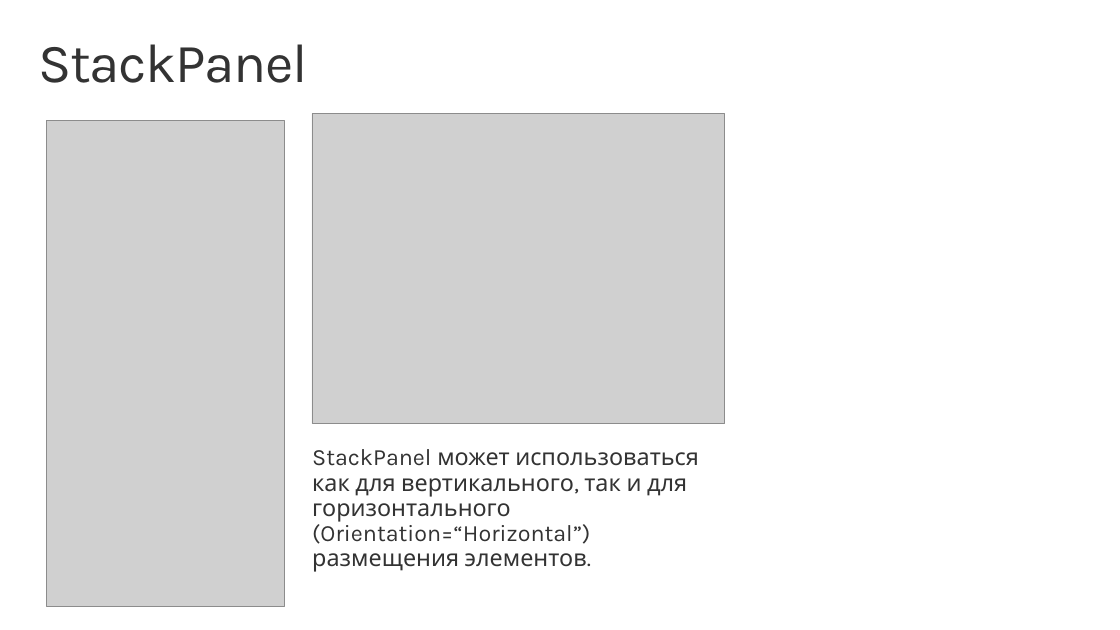
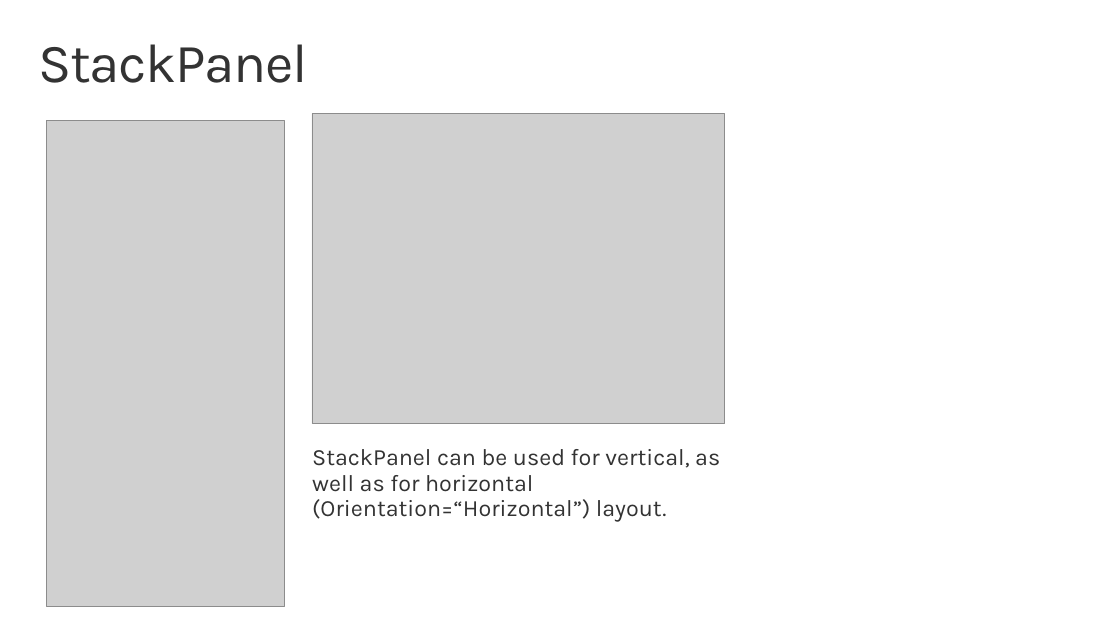
Before and after one commit to evangelism/Win10UWPCourse, a slide deck: slide 4 of 01. Introduction to UWP/1a. XAML Controls.pptx. Drawn at 1120x630 pixels with LibreOffice and Linux fonts; fonts in the diff are those of the drawing; grey boxes stand for pictures; background and template pictures are left out. Boxes give left, top, right and bottom in pixels: in the first picture for what was removed or moved away, otherwise in the second. Text is boxed around its words. In the diff, an @@ line names an element or a change of style, - is before the commit and + after.

```diff
--- a/01. Introduction to UWP/1a. XAML Controls.pptx
+++ b/01. Introduction to UWP/1a. XAML Controls.pptx
@@ text at [312,449,720,521]: text changed @@
-StackPanel может использоваться как для вертикального, так и для горизонтального (Orientation=“Horizontal”) размещения элементов.
+StackPanel can be used for vertical, as well as for horizontal (Orientation=“Horizontal”) layout.
```
Also in this commit, not shown: 10 other slides changed, 1 slide added, 1 slide removed, 15 other files.
